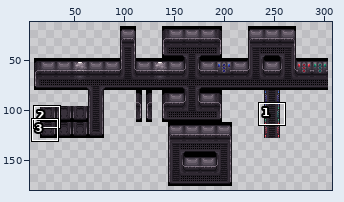
Pixel-art file: assets/AsepriteFiles/level-tileset.aseprite. Above, an overview of the earlier version with the close-up marked.
Close-up. First the earlier version:
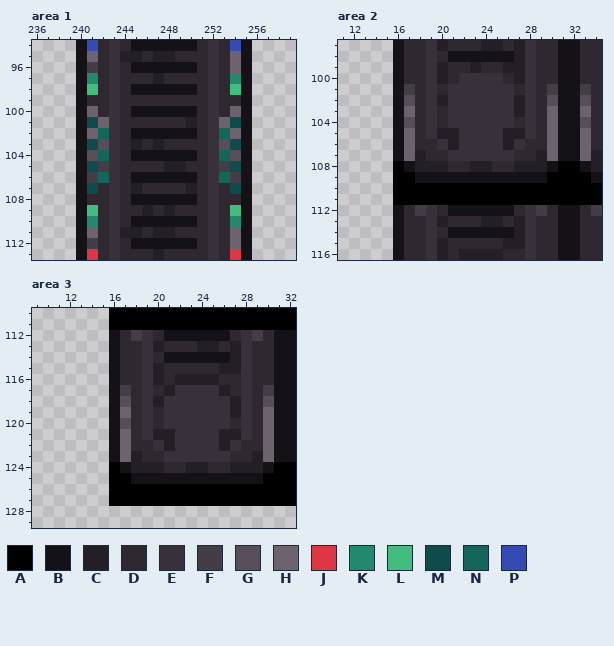
600x335 pixels, 1 frame. Colours within 5 levels of each other are drawn and written as one. Shown: area 1: x 236..259, y 94..113; area 2: x 11..34, y 97..116; area 3: x 9..32, y 110..129. The wide view leaves out empty margins. The commit also changed other parts of the picture, which this record leaves out.
Palette (. is transparent): A #000000  B #151217  C #241f27  D #2f2831  E #38313b  F #433d48  G #574e5a  H #6d636f  J #dd3745  K #22896e  L #42bc7f  M #0f4a4c  N #14665b  P #354ab2
Pixels before, area 1, first column x 240:
 94 BPDEDBBBBBBDEDPB
 95 BHDECCDCCDDDEDHB
 96 BFDEDBBBBBBDEDHB
 97 BKDEDDDCDDDDEDKB
 98 BLDEDBBBBBBDEDLB
 99 BDDEDDDDDDDDEDDB
100 BHDEDBBBBBBDEDHB
101 BMHEDDDDDDCDEHMB
102 BHNEDBBBBBBDENHB
103 BMGEDCDCDDDDEGMB
104 BGNEDBBBBBBDENGB
105 BMFEDDDDCCDDEFMB
106 BFNEDBBBBBBDENFB
107 BMDEDCDDDDCDEDMB
108 BDDEDBBBBBBDEDDB
109 BLDEDDCDCDDDEDLB
110 BKDEDBBBBBBDEDKB
111 BHDECCDCCDDDEDHB
112 BFDEDBBBBBBDEDHB
113 BJDEDDDCDDDDEDJB
Pixels before, area 2, first column x 16:
 97 BDDECDDDCCDCEDDBBDD
 98 BDDEDBBBBBBCEDDBBDD
 99 BDDECDDCDDCCEDDBBDD
100 BDDECDEEEEDCEDDBBDD
101 BFDEDEEEEEEDEDFBBFD
102 BGDECEEEEEECEDGBBGD
103 BHDEDEEEEEECEDHBBHD
104 BGDEDEEEEEEDEDHBBGD
105 BHDECCEEEECCEDHBBHD
106 BHDDECEEEECEDDHBBHD
107 BHCDDEEEEEEDDCHBBHC
108 ABCCCDDCCDDCCCBAABC
109 AABBBBBBBBBBBBAAAAB
110 AAAAAAAAAAAAAAAAAAA
111 AAAAAAAAAAAAAAAAAAA
112 BDFEDBBBBBBDEFDBBDF
113 BDDECDDDCCDCEDDBBDD
114 BDDEDBBBBBBCEDDBBDD
115 BDDECDDDDDCCEDDBBDD
116 BDDECDCCCCDDEDDBBDD
Pixels before, area 3, first column x 16:
110 AAAAAAAAAAAAAAAAA
111 AAAAAAAAAAAAAAAAA
112 BDFEDBBBBBBDEFDBB
113 BDDECDDDCCDCEDDBB
114 BDDEDBBBBBBCEDDBB
115 BDDECDDDDDCCEDDBB
116 BDDECDCCCCDDEDDBB
117 BFDEDCEEEECDEDFBB
118 BGDECEEEEEECEDGBB
119 BHDEDEEEEEECEDHBB
120 BGDEDEEEEEEDEDHBB
121 BHDECCEEEECCEDHBB
122 BHDDECEEEECEDDHBB
123 BHCDDEEEEEEDDCHBB
124 ABCCCDDCCDDCCCBAA
125 AABBBBBBBBBBBBAAA
126 AAAAAAAAAAAAAAAAA
127 AAAAAAAAAAAAAAAAA
The same view after the edit:
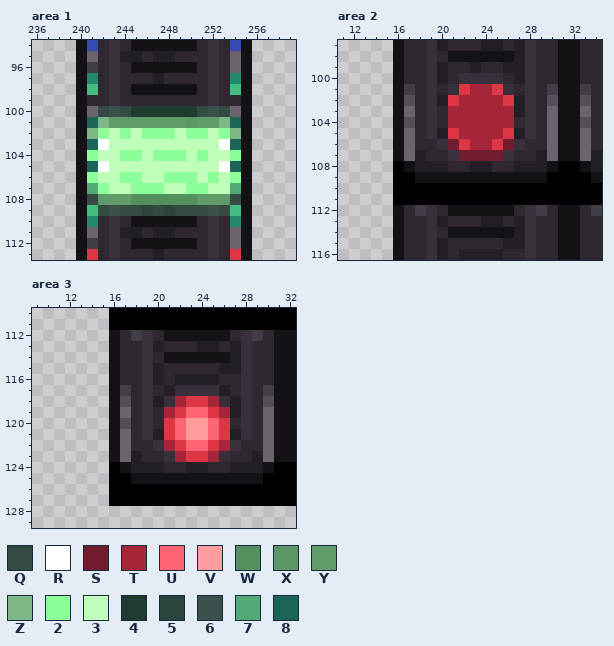
Colours new in this view: Q #344b44  R #ffffff  S #721c2f  T #a52639  U #ff6675  V #ff9c9c  W #54905d  X #5b9665  Y #619b6a  Z #7eb686  2 #8cff9b  3 #bfffba  4 #203b30  5 #2b453c  6 #3a524b  7 #52ab76  8 #1b6558
From old to new:
layer "Layer 2" now shown
Area 1, layer "Layer 2":
y 100: x 242..253 DEDBBBBBBDED -> Q6Q444444Q6Q
y 101: x 241..254 MHEDDDDDDCDEHM -> 8ZYYYYYYYXYYZ8
y 102: x 241..254 HNEDBBBBBBDENH -> Z232322232232Z
y 103: x 241..254 MGEDCDCDDDDEGM -> 8R3333333333R8
y 104: x 241..254 GNEDBBBBBBDENG -> 23322322232332
y 105: x 241..254 MFEDDDDCCDDEFM -> 8R3333333333R8
y 106: x 241..254 FNEDBBBBBBDENF -> 23322332223232
y 107: x 241..254 MDEDCDDDDCDEDM -> 72332223322337
y 108: x 241..254 DDEDBBBBBBDEDD -> QYYYWWWWWWYYYQ
y 109: x 242..253 DEDDCDCDDDED -> Q6QQ5Q5QQQ6Q
Area 2, layer "Layer 2":
y 101: x 22..25 EEEE -> JTTJ
y 102: x 21..26 EEEEEE -> JTTTTJ
y 103..104: x 21..26 EEEEEE -> TTTTTT
y 105: x 21..26 CEEEEC -> JTTTTJ
y 106: x 21..26 CEEEEC -> SJTTJS
y 107: x 22..25 EEEE -> SSSS
Area 3, layer "Layer 2":
y 118: x 22..25 EEEE -> TJJT
y 119: x 21..26 EEEEEE -> TJUUJT
y 120: x 21..26 EEEEEE -> JUVVUJ
y 121: x 21..26 CEEEEC -> JUVVUJ
y 122: x 21..26 CEEEEC -> TJUUJT
y 123: x 22..25 EEEE -> TJJT
Boxes around the changes in both close-ups, in picture pixels (x1, y1, x2, y2):
changed: (87, 106, 241, 216)
changed: (448, 84, 514, 161)
changed: (164, 396, 230, 462)
